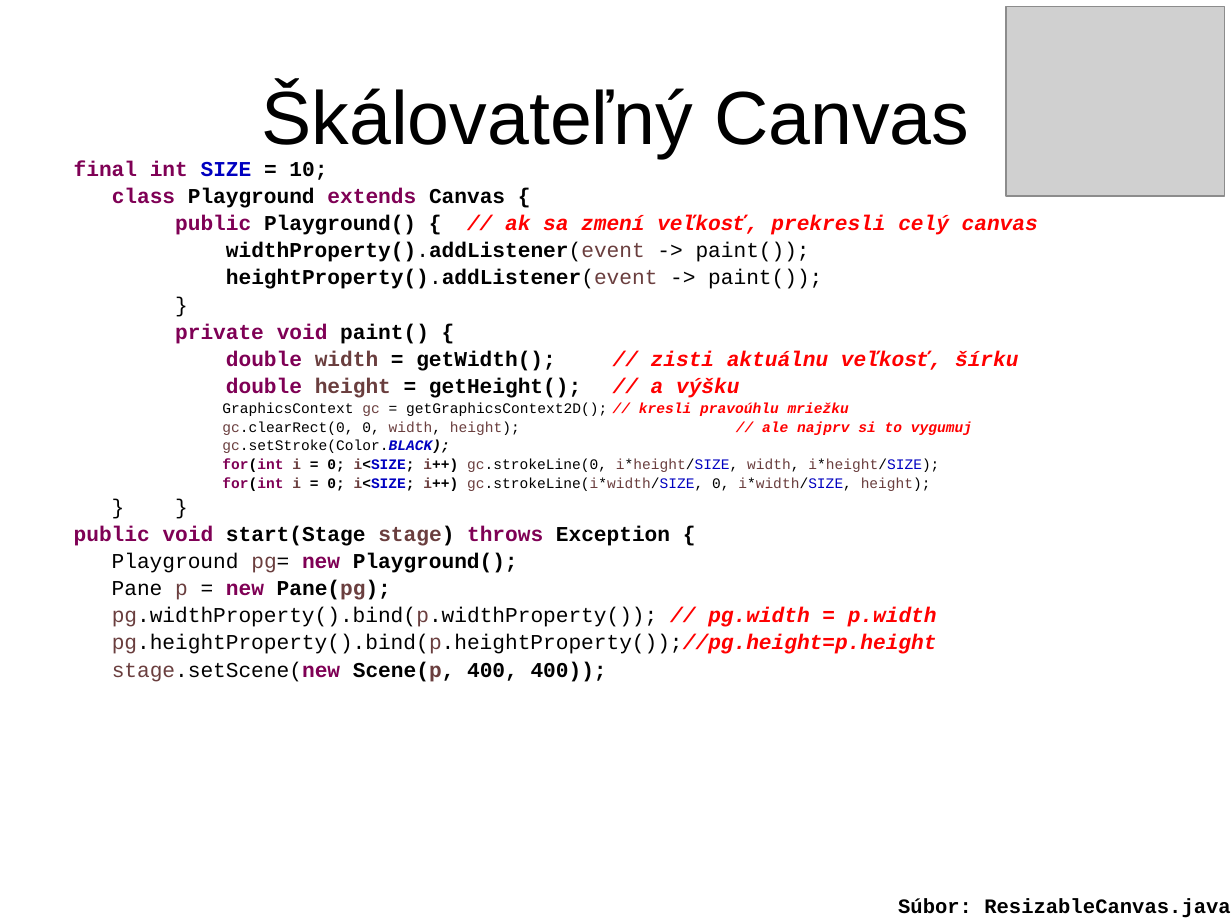
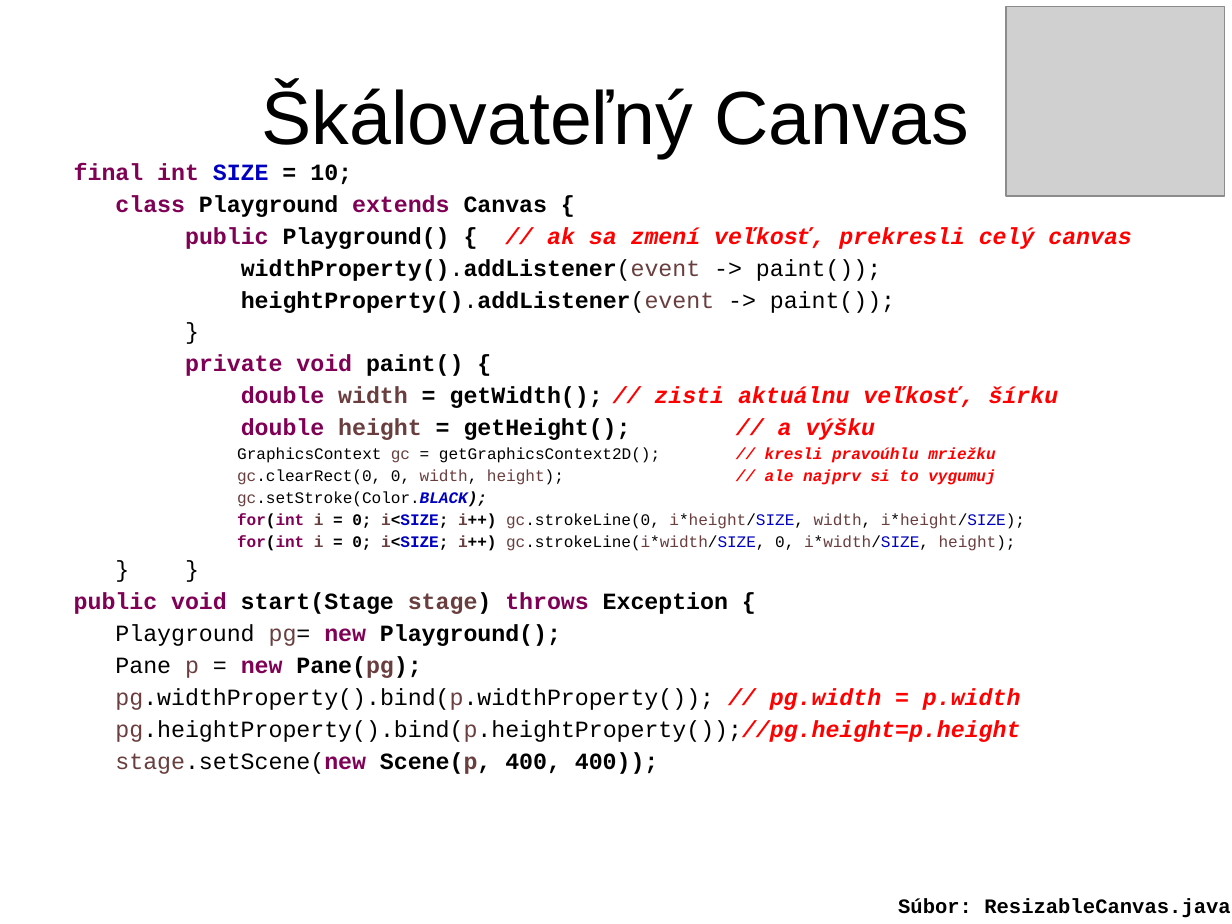
Before and after one commit to Programovanie4/Prednasky, a slide deck: slide 12 of 12/12_java.ppt. Drawn at 1232x924 pixels with LibreOffice and Linux fonts; fonts in the diff are those of the drawing; grey boxes stand for pictures. Boxes give left, top, right and bottom in pixels: in the first picture for what was removed or moved away, otherwise in the second. Text is boxed around its words. In the diff, an @@ line names an element or a change of style, - is before the commit and + after.

```diff
--- a/12/12_java.ppt
+++ b/12/12_java.ppt
@@ text "final int SIZE = 10;" at (x1=74, y1=163, x2=1132, y2=774): size 12.4 to 13.6 pt in "final int SIZE = 10;", "class Playground extends Canvas {", "public Playground() { // ak sa zmení ...", "widthProperty().addListener(event -> paint());" and 12 more places; size 8.5 to 9.3 pt in "GraphicsContext gc = getGraphicsContext2D(); // kresli pravo ...", "gc.clearRect(0, 0, width, height); // ale najprv ...", "gc.setStroke(Color.BLACK);", "for(int i = 0; i<SIZE; i++) gc.strokeLine(0, ..." and 1 more places; line spacing 0.8 to 0.9 @@
```
Also in this commit, not shown: 14 other slides changed, 2 slides added, 1 slide removed, 1 other file.
